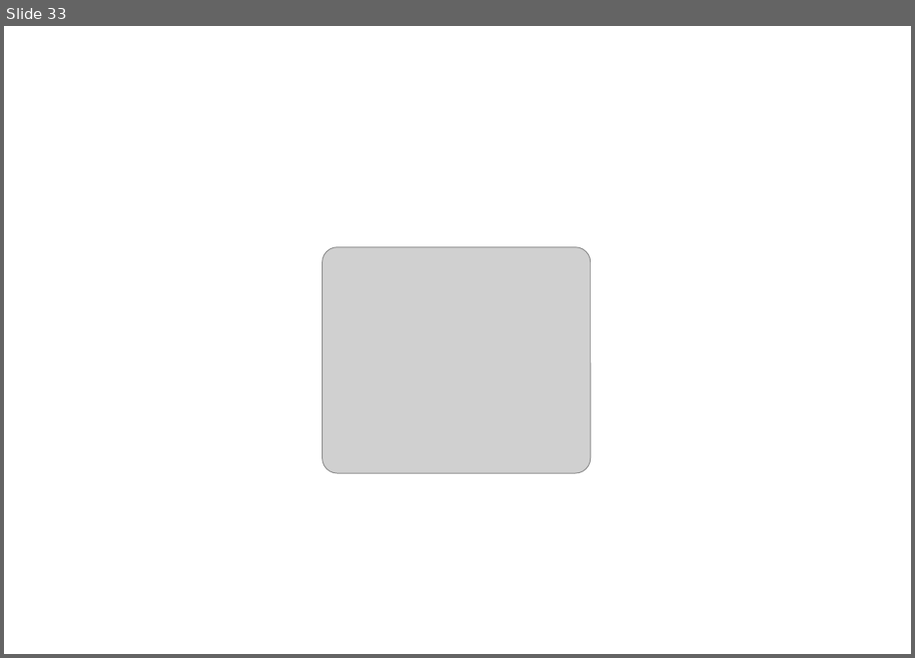
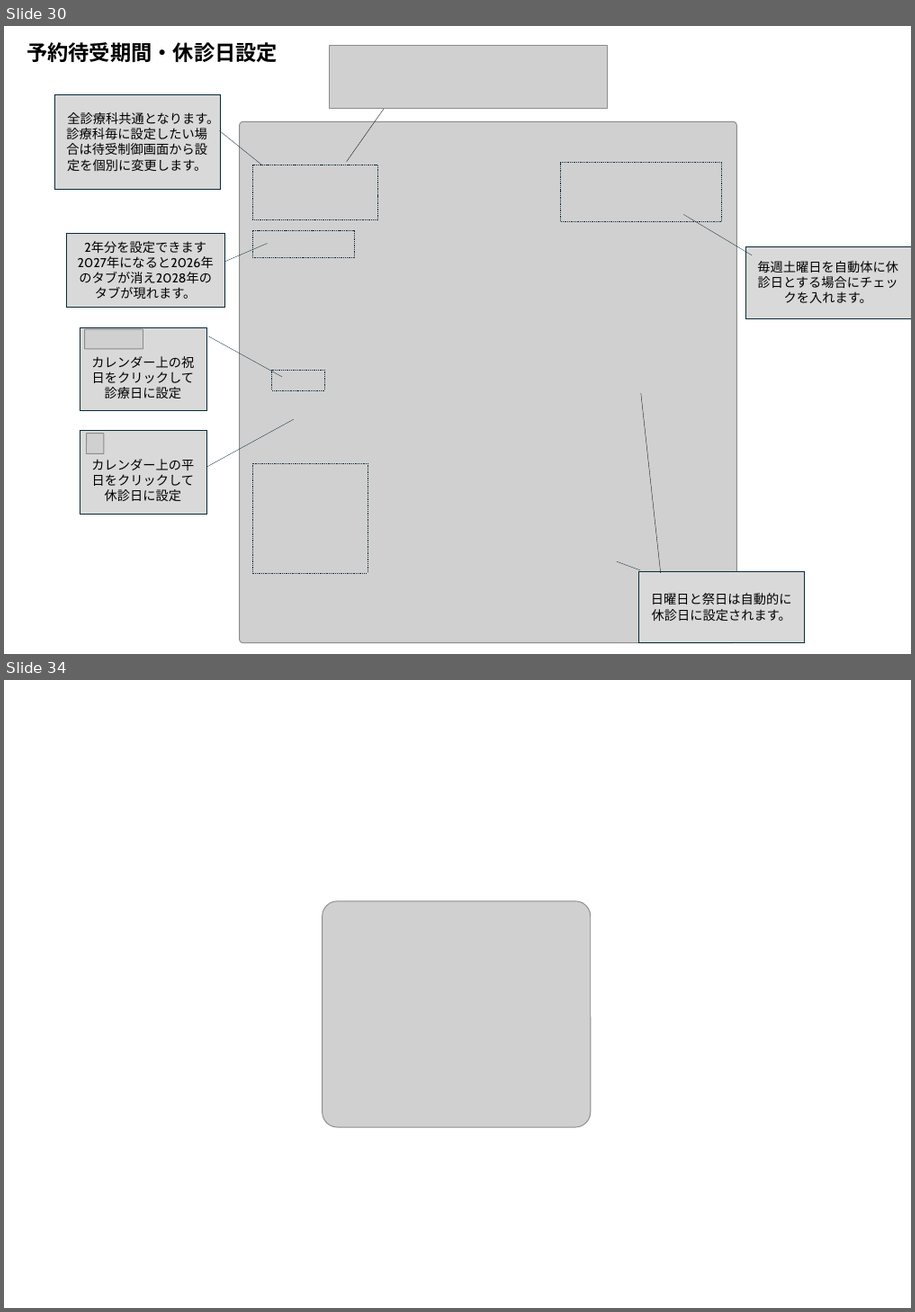
Before and after one commit to MishimaAkifumi-Private/FureaiGp-GairaiYoyakuSystem, a slide deck: Manual/UsersGuide.pptx. Shown one above the other, each under a label of ours: slide 33 before the commit, slides 30 and 34 after it; the slides between them are not shown. The pictures are 915x658 and 915x1312 pixels, drawn with LibreOffice and Linux fonts; fonts in the diff are those of the drawing; grey boxes stand for pictures. Boxes give left, top, right and bottom in pixels: in the first picture for what was removed or moved away, otherwise in the second. Text is boxed around its words. In the diff, an @@ line names an element or a change of style, - is before the commit and + after.

```diff
--- a/Manual/UsersGuide.pptx
+++ b/Manual/UsersGuide.pptx
@@ slide 30 added at [4,26,911,654], background #FFFFFF @@
@@ title added at [26,42,278,62], 18 pt, text #000000, bold @@
+予約待受期間・休診日設定
@@ picture added at [330,45,607,108] @@
@@ border callout added at [54,94,220,189], fill #D9D9D9, outline #092A39 0.25 pt, 11 pt, text #000000 @@
+全診療科共通となります。診療科毎に設定したい場合は待受制御画面から設定を個別に変更します。
@@ line added from (347, 162) to (402, 84), #000000 0.25 pt @@
@@ picture added at [240,121,737,642] @@
@@ rectangle added at [252,166,378,220], outline #092A39 0.25 pt dashed @@
@@ rectangle added at [561,163,723,222], outline #092A39 0.25 pt dashed @@
@@ border callout added at [66,234,225,308], fill #D9D9D9, outline #092A39 0.25 pt, 11 pt, text #000000 @@
+2年分を設定できます2027年になると2026年のタブが消え2028年のタブが現れます。
@@ rectangle added at [252,230,355,258], outline #092A39 0.25 pt dashed @@
@@ border callout added at [746,246,911,318], fill #D9D9D9, outline #092A39 0.25 pt, 11 pt, text #000000 @@
+毎週土曜日を自動体に休診日とする場合にチェックを入れます。
@@ border callout added at [80,328,206,411], fill #D9D9D9, outline #092A39 0.25 pt, 11 pt, text #000000 @@
+カレンダー上の祝日をクリックして診療日に設定
@@ picture added at [84,329,144,348] @@
@@ rectangle added at [272,370,324,390], outline #092A39 0.25 pt dashed @@
@@ line added from (661, 573) to (641, 394), #000000 0.25 pt @@
@@ border callout added at [80,431,206,514], fill #D9D9D9, outline #092A39 0.25 pt, 11 pt, text #000000 @@
+カレンダー上の平日をクリックして休診日に設定
@@ picture added at [86,433,104,454] @@
@@ rectangle added at [252,463,368,573], outline #092A39 0.25 pt dashed @@
@@ border callout added at [639,571,805,643], fill #D9D9D9, outline #092A39 0.25 pt, 11 pt, text #000000 @@
+日曜日と祭日は自動的に休診日に設定されます。
@@ what was slide 33 is now slide 34 @@
```
Also in this commit, not shown: 4 slides changed, 3 other slides added, 3 slides removed, 5 other files.
